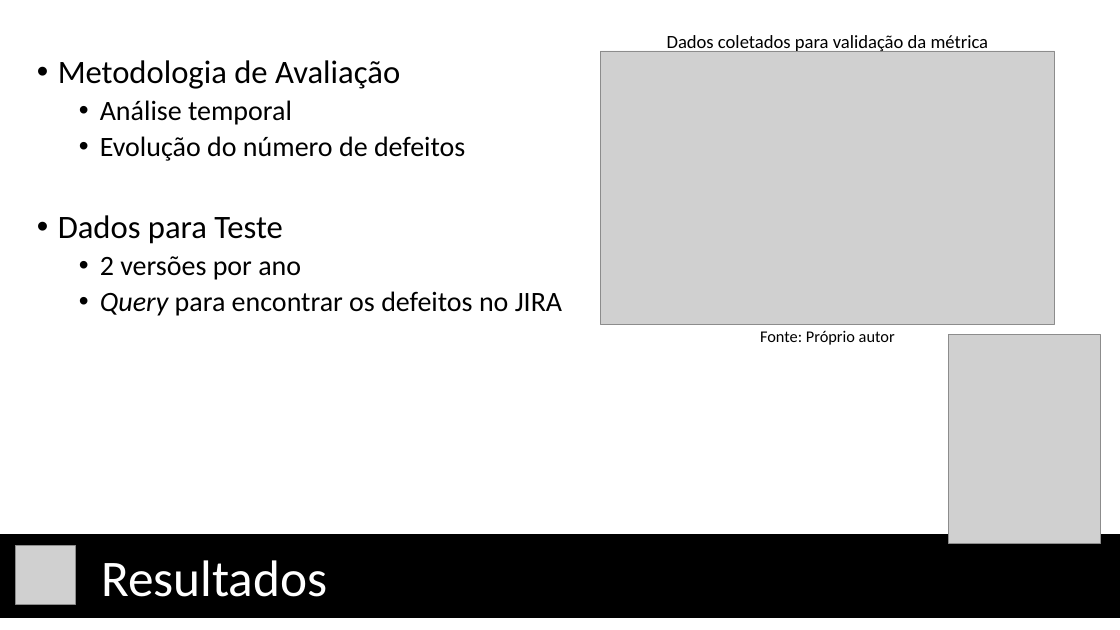
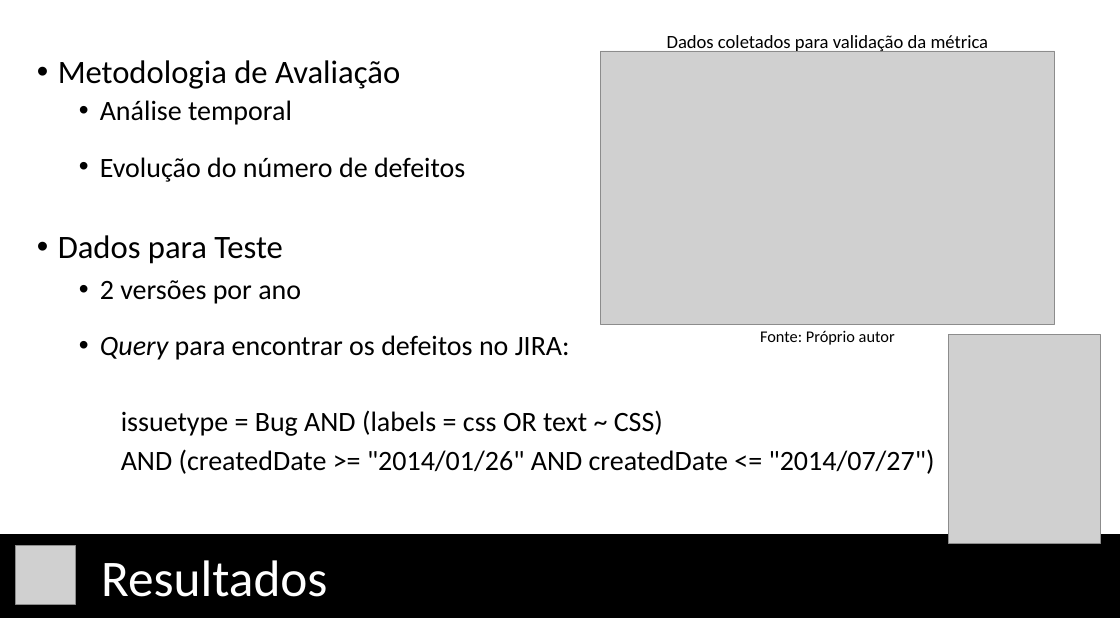
Before and after one commit to vcsalvador/TCC-I, a slide deck: slide 21 of Apresentação/Em Direção a uma Métrica de Qualidade e 2.pptx (slide 20 before the commit). Drawn at 1120x630 pixels with LibreOffice and Linux fonts; fonts in the diff are those of the drawing; grey boxes stand for pictures. Boxes give left, top, right and bottom in pixels: in the first picture for what was removed or moved away, otherwise in the second. Text is boxed around its words. In the diff, an @@ line names an element or a change of style, - is before the commit and + after.

```diff
--- a/Apresentação/Em Direção a uma Métrica de Qualidade e 2.pptx
+++ b/Apresentação/Em Direção a uma Métrica de Qualidade e 2.pptx
@@ text at (100,157,465,304): line spacing 0.9 to 1.5; line spacing 0.9 to 1 @@
@@ text at (100,335,935,474): text changed @@
-  • Query para encontrar os defeitos no JIRA
+  • Query para encontrar os defeitos no JIRA:
+    issuetype = Bug AND (labels = css OR text ~ CSS)
+    AND (createdDate >= "2014/01/26" AND createdDate <= "2014/07/27")
```
Also in this commit, not shown: 13 other slides changed, 3 slides added, 38 other files.
